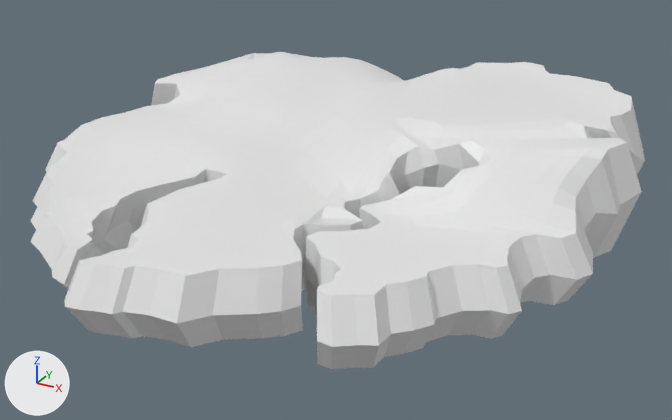
An edit to the FBX model Assets/mapa/minimapa.fbx, drawn before and after from the same camera.
The view is the same before and after, from a 50 mm lens placed at (36.2, -62.8, 27.5), pointed at (2.0, -0.7, -3.6). Every picture has the same lights, and +X, +Y and +Z are marked at lower left. The older version comes first.
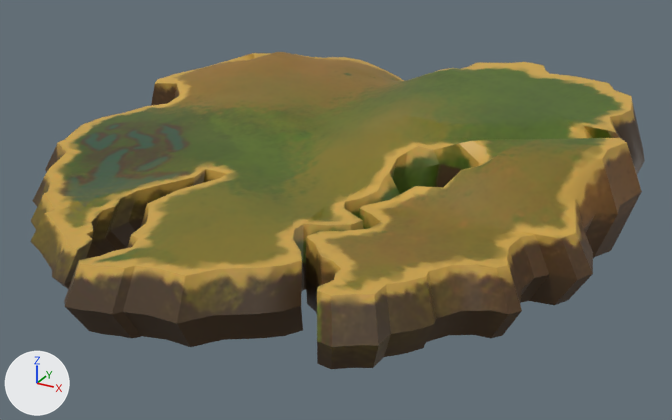
Changed parts and their boxes (x1, y1, x2, y2) in the pictures (672 x 420 px):
'Cube', recoloured (white to brown): (30, 52, 645, 369) in both

The change, as a diff of the scene's bpy script:
```diff
--- a/Assets/mapa/minimapa.fbx.py
+++ b/Assets/mapa/minimapa.fbx.py
@@ img_defaultmaterial_base_color_jpg @@
+img_defaultmaterial_base_color_jpg = load_image('DefaultMaterial_Base_color.jpg', 'DefaultMaterial_Base_color.jpg', 2048, 2048, 'sRGB')
@@ mat_material @@
+mat_material = principled_material('Material')
+mat_material.texture = img_defaultmaterial_base_color_jpg
@@ me_cube @@
 me_cube.from_pydata(...)  # 1265 vertices, 1165 faces; spans x -25.4..25.2, y -25.6..25.4, z -5.1..4.9
+me_cube.materials.append(mat_material)  # picture img_defaultmaterial_base_color_jpg
```
